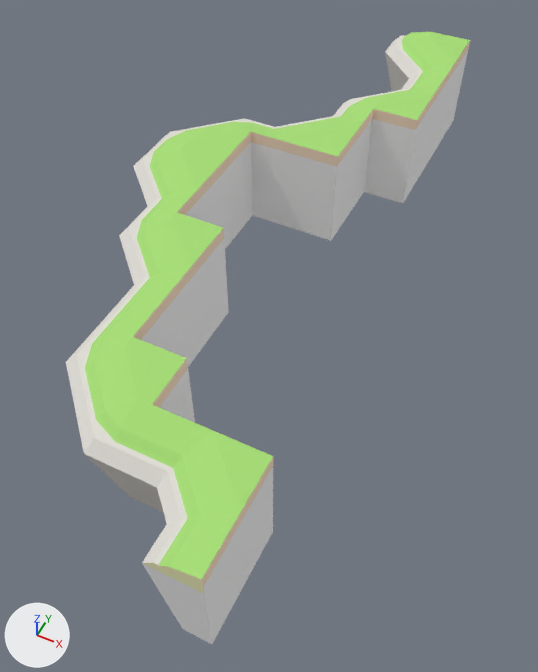
Two versions of the glTF model assemblies/Cliff_Assembly_Straight_3_Top.glb, one commit apart.
Before and after are seen from a 50 mm camera at (700.0, -1064.0, 1116.0) aimed at (239.0, -142.0, -36.0). Arrows for +X, +Y and +Z are at lower left; the lights stay in place. The first picture is the older version. Where no turn or scale is listed for an object, it has been applied to the vertices. Vertices at exactly the same position are counted once.

Names of what the first picture shows: 'Basic_Curve_Inner_2x2_Narrow_Top.001', 'Basic_Curve_Inner_2x2_Wide_Top.001', 'Basic_Curve_Outer_2x2_Wide_Top.001', 'Basic_Curve_Outer_2x2_Wide_Top.003', 'Basic_Esse_Top_2x2.001', 'Basic_Esse_Top_2x2.003', 'Basic_Esse_Top_2x2.005', 'Basic_Esse_Top_2x2.007', 'Basic_Straight_Top_1x1.001'.
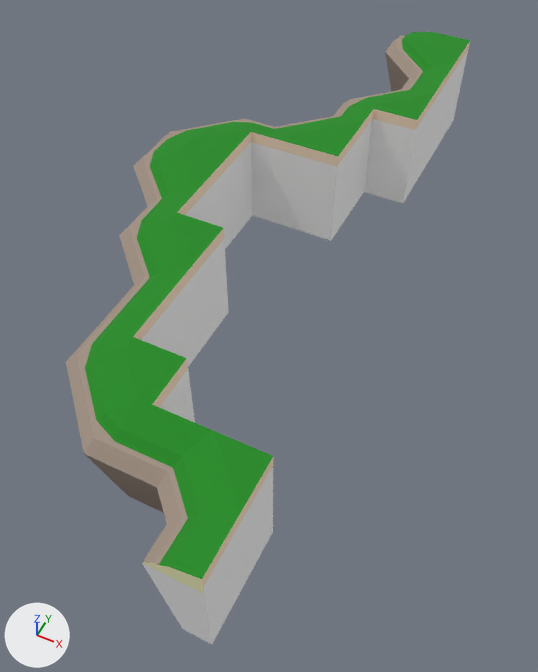
Changed parts and their boxes [x1, y1, x2, y2] in the pictures (538 x 672 px):
'Basic_Curve_Inner_2x2_Narrow_Top.001', surface changed (darker): [120, 405, 273, 582] in both
'Basic_Curve_Inner_2x2_Wide_Top.001', surface changed (darker): [251, 108, 374, 159] in both
'Basic_Curve_Outer_2x2_Wide_Top.003', surface changed (darker): [66, 332, 195, 507] in both
'Basic_Esse_Top_2x2.005', surface changed (darker): [119, 210, 224, 363] in both
'Basic_Esse_Top_2x2.001', surface changed (darker): [333, 77, 446, 123] in both
'Basic_Esse_Top_2x2.007', surface changed (darker): [133, 143, 228, 233] in both
'Basic_Esse_Top_2x2.003', surface changed (darker): [385, 32, 470, 92] in both
'Basic_Curve_Outer_2x2_Wide_Top.001', surface changed (darker): [154, 118, 266, 162] in both
'Basic_Straight_Top_1x1.001', surface changed (darker): [89, 293, 174, 353] in both
part 1 of me_object303, surface changed (darker): [119, 32, 470, 297] in both
part 2 of me_object179, surface changed (darker): [66, 118, 266, 507] in both
part 3 of me_object349, surface changed (darker): [120, 405, 273, 579] in both

Edits to the bpy script that builds the scene:
```text
Add img_colormap:
    img_colormap = load_image('colormap', '../textures/colormap.png', 512, 512, 'sRGB')
Change mat_cliff_face:
    remove mat_cliff_face.base_color = (0.749, 0.726, 0.682)  # light grey #e0ddd7
    add mat_cliff_face.texture = img_colormap
Change mat_grass:
    remove mat_grass.base_color = (0.388, 0.729, 0.18)  # green #a7de76
    add mat_grass.texture = img_colormap
Change me_object303:
    where me_object303.from_pydata(...)  # 34 vertices, 64 faces; spans x -1.45..0.5, y -2.25..0.0, z -1.5..0.5
    used by ob_basic_esse_top_2x2_001; parent = ob_rootnode_001; location = (0.0, 0.0, 0.0); rotation_euler = (-1.571, 0.0, 0.0), in degrees (-90, 0, 0); scale = (100.0, 100.0, 100.0)
    me_object303 part 1: texture (UV) coordinates of 36 of 64 faces, centred in x -1.38..0.33, y -2.25..-0.6, z -1.38..0.42, changed; they spanned u 0.0..1.0, v 0.0..1.0 and now span u 0.28..0.91, v 0.17..0.75
Change me_object179:
    where me_object179.from_pydata(...)  # 35 vertices, 66 faces; spans x -1.45..0.5, y -2.25..0.0, z -1.45..0.5
    used by ob_basic_curve_outer_2x2_wide_top_001; parent = ob_rootnode_003; location = (0.0, 0.0, 0.0); rotation_euler = (-1.571, 0.0, 0.0), in degrees (-90, 0, 0); scale = (100.0, 100.0, 100.0)
    me_object179 part 2: texture (UV) coordinates of 41 of 66 faces, centred in x -1.38..0.42, y -2.25..-0.6, z -1.38..0.42, changed; they spanned u 0.0..1.0, v 0.0..1.0 and now span u 0.28..0.91, v 0.17..0.75
Change me_object349:
    where me_object349.from_pydata(...)  # 33 vertices, 62 faces; spans x -150.0..50.0, y -150.0..50.0, z 0.0..225.0
    used by ob_basic_curve_inner_2x2_narrow_top_001; location = (400.0, -600.0, 0.0)
    me_object349 part 3: texture (UV) coordinates of 31 of 62 faces, centred in x -129.0..33.0, y -129.0..33.0, z 60.0..225.0, changed; they spanned u 0.0..1.0, v 0.0..1.0 and now span u 0.28..0.91, v 0.17..0.75
```
